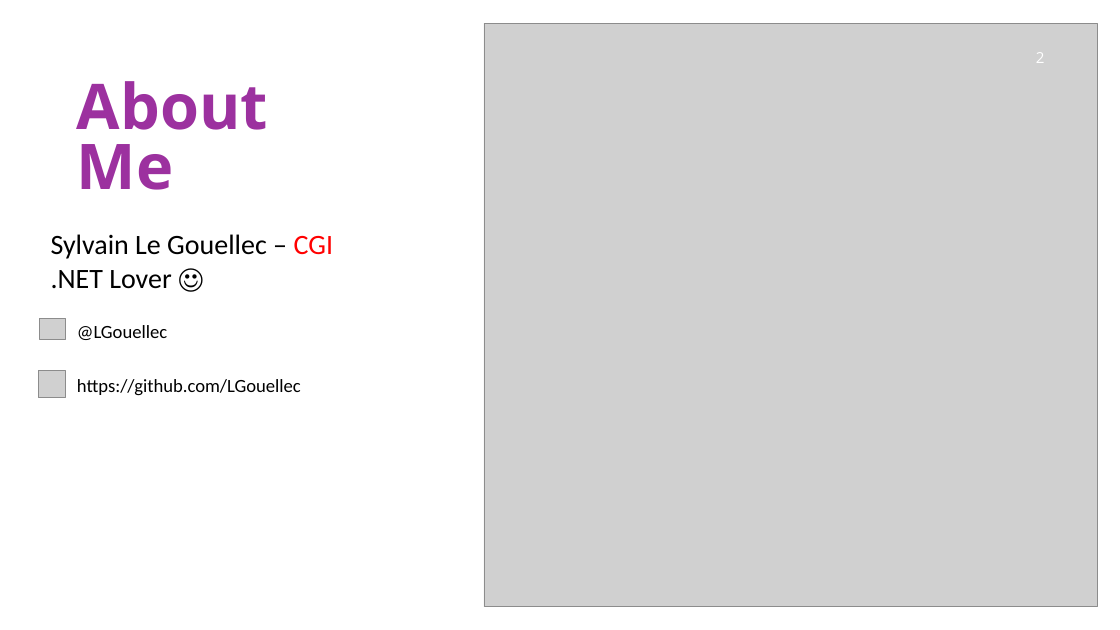
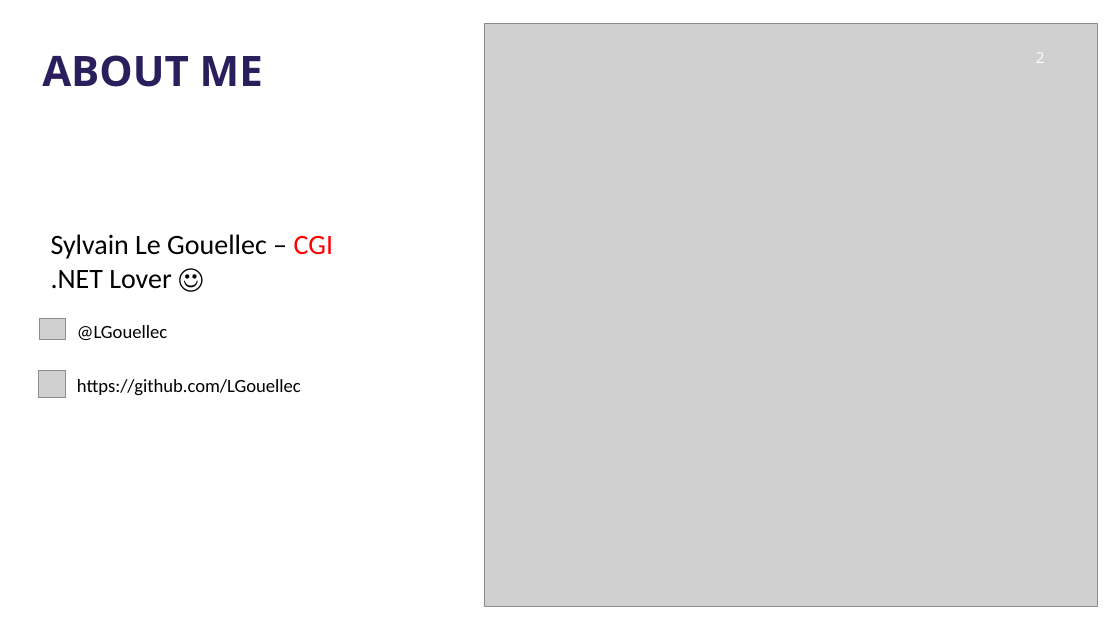
Before and after one commit to LGouellec/mug-chatbot, a slide deck: slide 2 of doc/pres.pptx. Drawn at 1120x630 pixels with LibreOffice and Linux fonts; fonts in the diff are those of the drawing; grey boxes stand for pictures. Boxes give left, top, right and bottom in pixels: in the first picture for what was removed or moved away, otherwise in the second. Text is boxed around its words. In the diff, an @@ line names an element or a change of style, - is before the commit and + after.

```diff
--- a/doc/pres.pptx
+++ b/doc/pres.pptx
@@ text at <box>42,55,263,87</box>: text changed; size 54 to 36 pt; text colour #9C319F to #2B1E5C @@
-About
-Me
+ABOUT ME
```
Also in this commit, not shown: 6 other slides changed, 1 slide added, 2 other files.
